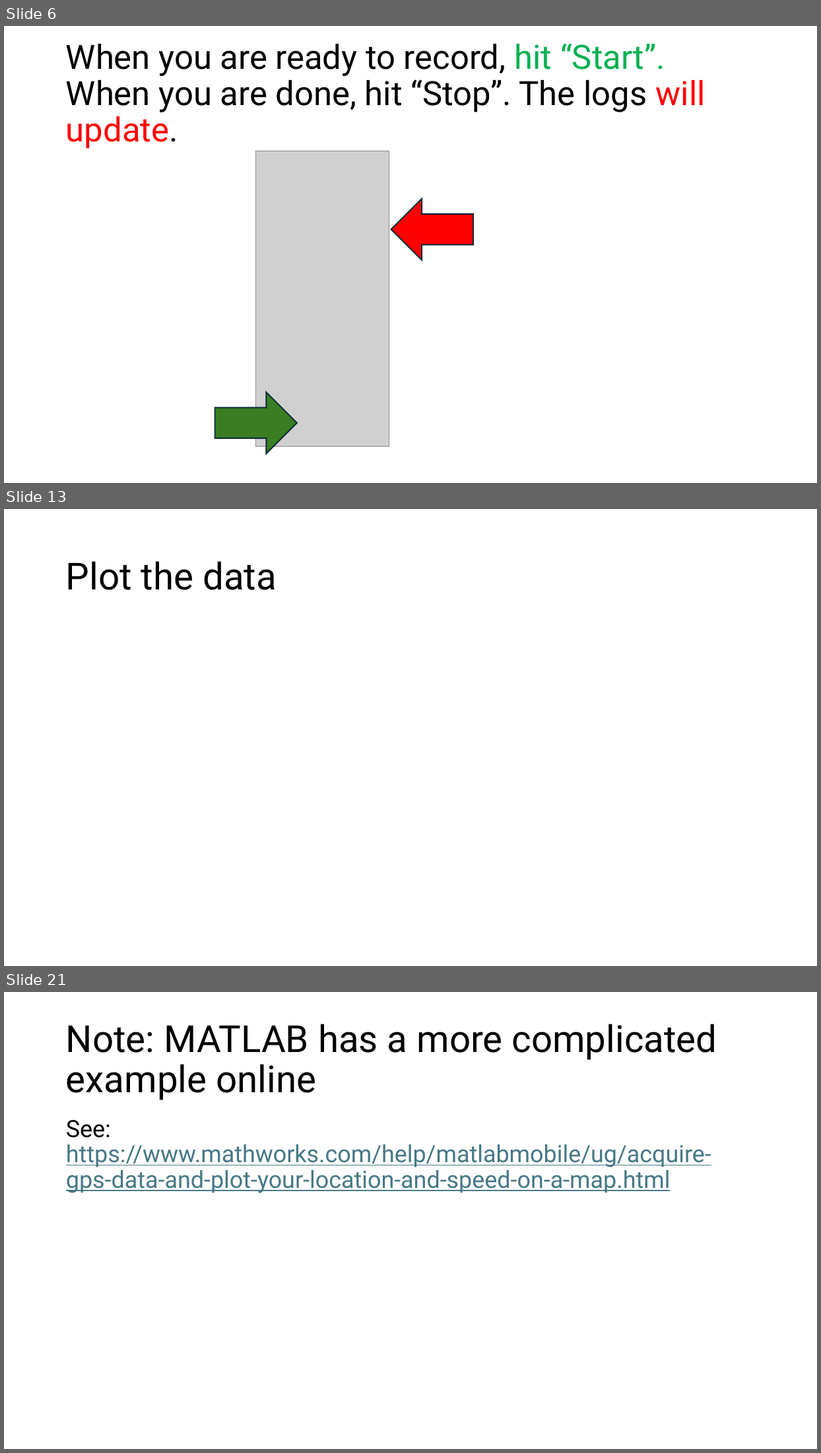
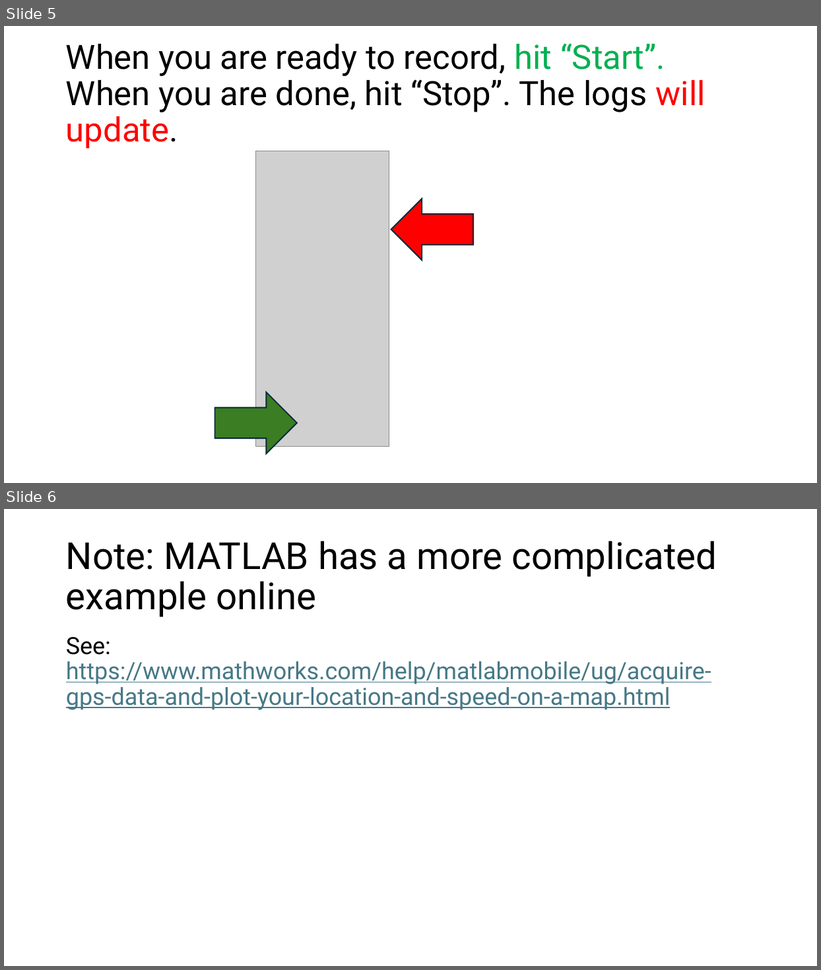
Before and after one commit to SalamAwal/Classes_VehicleDynamics_2026Fall, a slide deck: Assignments/Week02_HW1_InitialsViaGPS/How to Do HW 1.pptx. Shown one above the other, each under a label of ours: slides 6, 13 and 21 before the commit, slides 5 and 6 after it; the slides between them are not shown. The pictures are 821x1453 and 821x970 pixels, drawn with LibreOffice and Linux fonts; fonts in the diff are those of the drawing; grey boxes stand for pictures. Boxes give left, top, right and bottom in pixels: in the first picture for what was removed or moved away, otherwise in the second. Text is boxed around its words. In the diff, an @@ line names an element or a change of style, - is before the commit and + after.

```diff
--- a/Assignments/Week02_HW1_InitialsViaGPS/How to Do HW 1.pptx
+++ b/Assignments/Week02_HW1_InitialsViaGPS/How to Do HW 1.pptx
@@ slide 13 removed at [4,509,817,966], background #FFFFFF @@
@@ title removed at [66,561,277,590] @@
-Plot the data
@@ what was slide 6 is now slide 5 @@
@@ what was slide 21 is now slide 6 @@
```
Also in this commit, not shown: 14 other slides removed, 6 other files.
